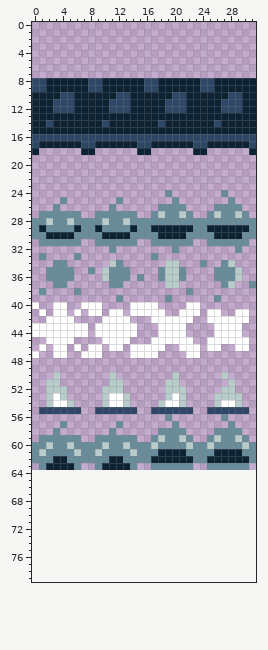
One commit to this sprite sheet: assets/texture/tilemap.png. Above is the file before it was changed.
The file is 32x64 pixels. The old version is drawn lined up with the new one, on the new canvas.
Now the later version:
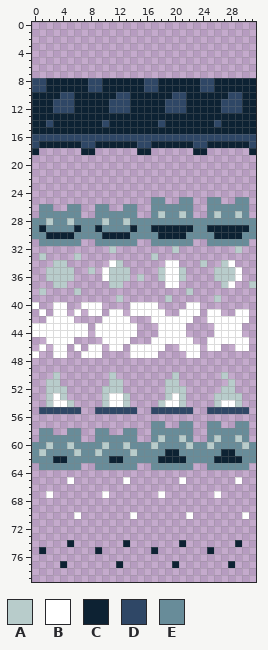
Palette (. is transparent): A #b8cccb  B #ffffff  C #0d2233  D #2f4766  E #688c99
The exact change:
canvas 32x64 -> 32x80
Changed rows in their new state; - is an unchanged pixel.
first column x 1:
24 ------------------.-------.---
25 ---.-------.----EE-.EE--EE-.EE
26 EE.-EE--EE.-EE--E----E--E----E
first column x 1:
32 ----------A--------A--------A--
33 A----A----------A--------------
34 --AA------BA------BB---A--AB---
35 -AAAA--A-BAAA----ABBA----AAAB--
36 -AAAA----BAAA-A--ABBA----AAAB--
37 --AA------AA------BB------AB--A
38 A----A---------------A---------
39 -----------A------A------A-----
first column x 1:
56 ------------------.-------.---
57 ---.-------.----EE-.EE--EE-.EE
58 EE.-EE--EE.-EE--E----E--E----E
61 -----------------E--E----E--E-
62 ----------------E----E--E----E
63 -EEEE----EEEE-----------------
65 ----B-------B-------B-------B-
67 -B-------B-------B-------B----
70 -----B-------B-------B-------B
first column x 1:
74 ----C-------C-------C-------C
75 C-------C-------C-------C----
77 ---C-------C-------C-------C-
Boxes around the changes in both pictures, in picture pixels (x1, y1, x2, y2):
changed: (39, 190, 249, 211)
changed: (39, 246, 256, 302)
changed: (39, 414, 249, 568)
